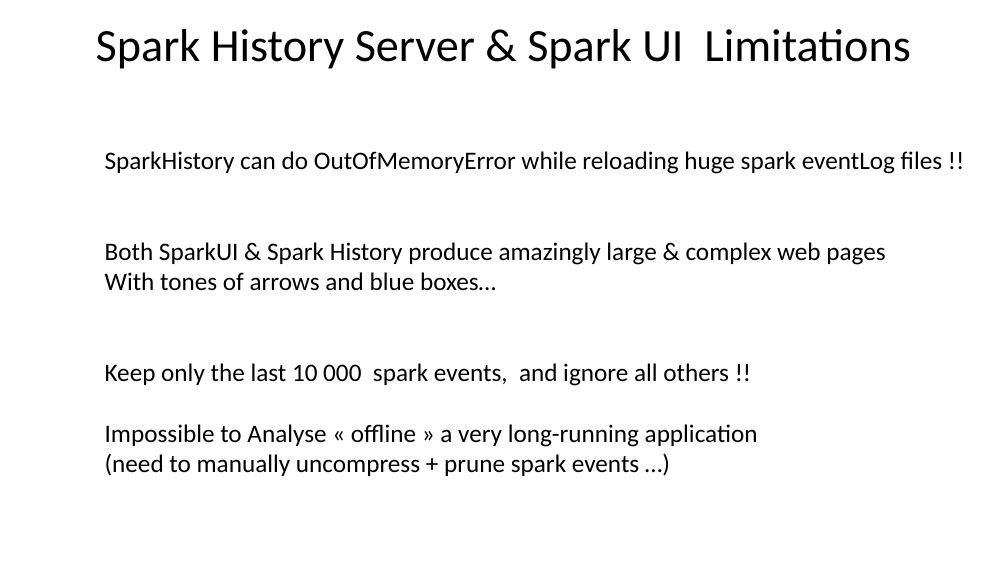
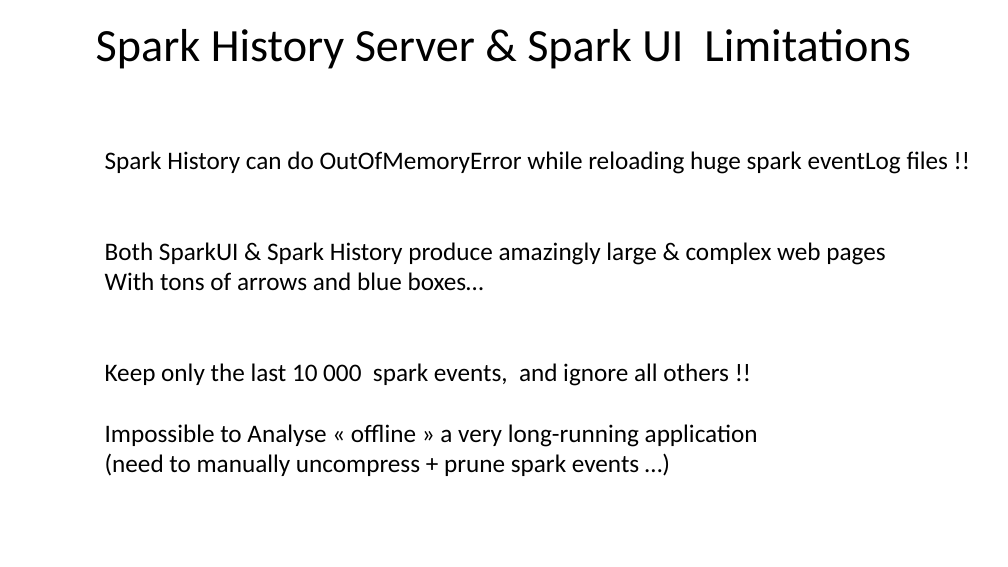
Before and after one commit to Arnaud-Nauwynck/presentations, a slide deck: slide 42 of pres-bigdata/12-sparkui-internals-plan-job-stage-task.pptx. Drawn at 1008x567 pixels with LibreOffice and Linux fonts; fonts in the diff are those of the drawing. Boxes give left, top, right and bottom in pixels: in the first picture for what was removed or moved away, otherwise in the second. Text is boxed around its words. In the diff, an @@ line names an element or a change of style, - is before the commit and + after.

```diff
--- a/pres-bigdata/12-sparkui-internals-plan-job-stage-task.pptx
+++ b/pres-bigdata/12-sparkui-internals-plan-job-stage-task.pptx
@@ text at <box>105,151,948,174</box>: spaces changed @@
-SparkHistory can do OutOfMemoryError while reloading huge spark eventLog files !!
+Spark History can do OutOfMemoryError while reloading huge spark eventLog files !!
@@ text at <box>105,272,484,291</box>: text changed @@
-With tones of arrows and blue boxes…
+With tons of arrows and blue boxes…
```
Also in this commit, not shown: 24 other slides changed, 12 other files.
